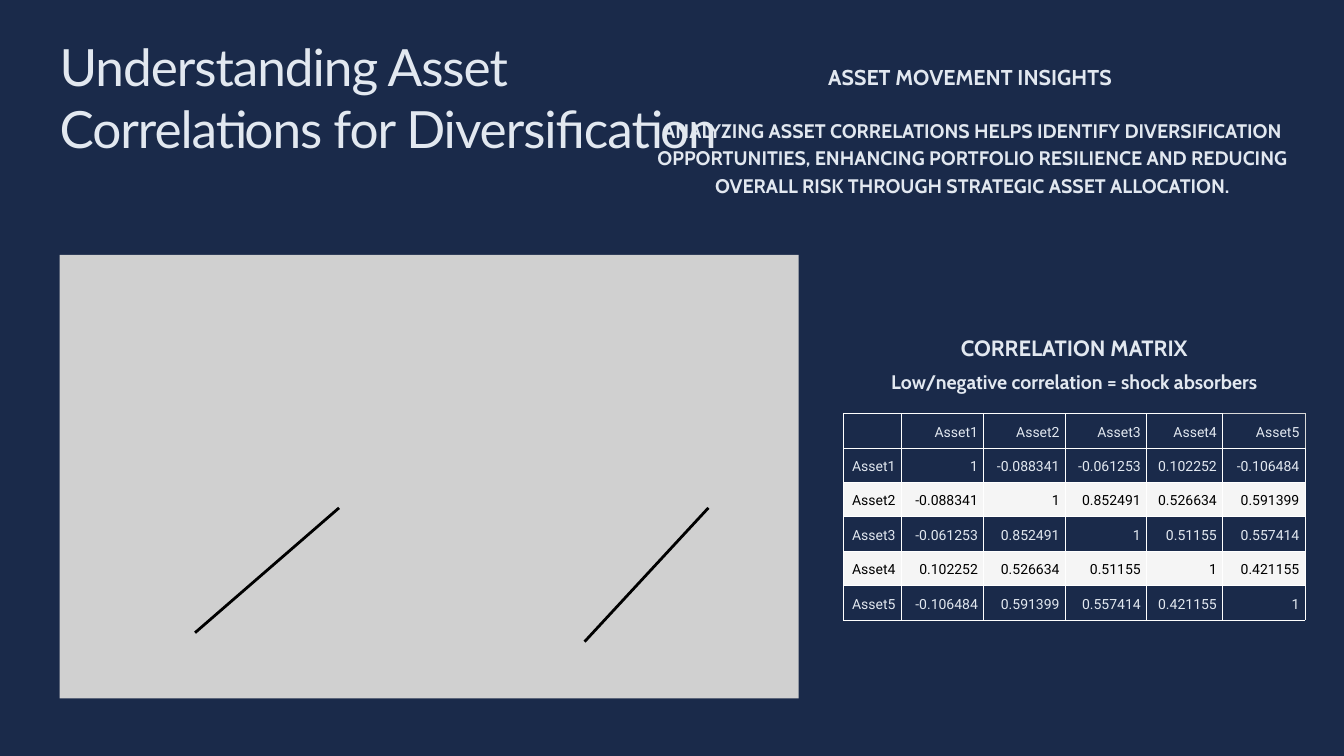
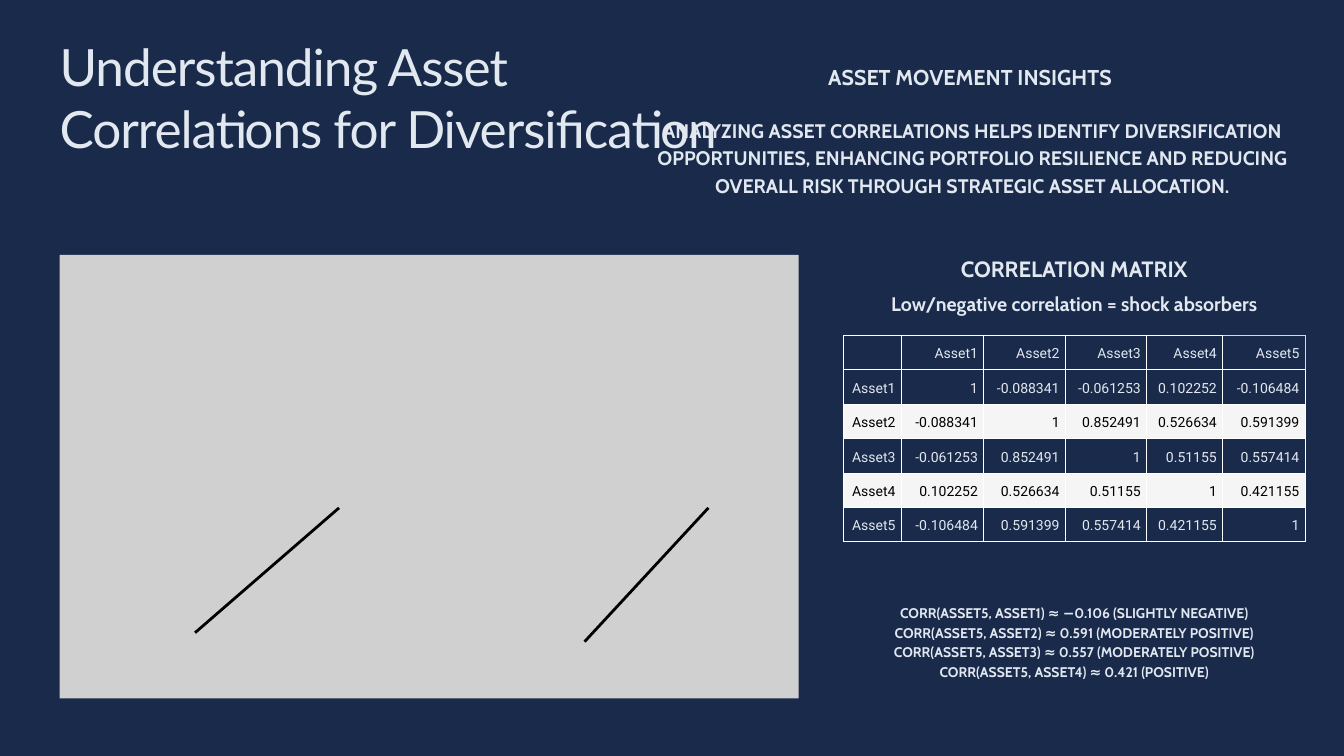
Before and after one commit to luispabloaiello-da/project_portfolio_analysis, a slide deck: slide 3 of slides/Presentation - Portfolio Analysis Challenge.pptx. Drawn at 1344x756 pixels with LibreOffice and Linux fonts; fonts in the diff are those of the drawing; grey boxes stand for pictures. Boxes give left, top, right and bottom in pixels: in the first picture for what was removed or moved away, otherwise in the second. Text is boxed around its words. In the diff, an @@ line names an element or a change of style, - is before the commit and + after.

Commit message:
New Presentation

```diff
--- a/slides/Presentation - Portfolio Analysis Challenge.pptx
+++ b/slides/Presentation - Portfolio Analysis Challenge.pptx
@@ 2 texts, 1 table: place and size @@
-2 texts, 1 table at [843, 340, 1305, 620]
+2 texts, 1 table at [843, 261, 1305, 542]
@@ text added at [894, 607, 1255, 679], 15 pt, text #E2E8F0, bold @@
+CORR(ASSET5, ASSET1) ≈ −0.106 (SLIGHTLY NEGATIVE)
+CORR(ASSET5, ASSET2) ≈ 0.591 (MODERATELY POSITIVE)
+CORR(ASSET5, ASSET3) ≈ 0.557 (MODERATELY POSITIVE)
+CORR(ASSET5, ASSET4) ≈ 0.421 (POSITIVE)
```
Also in this commit, not shown: 1 other slide changed, 1 other file.
